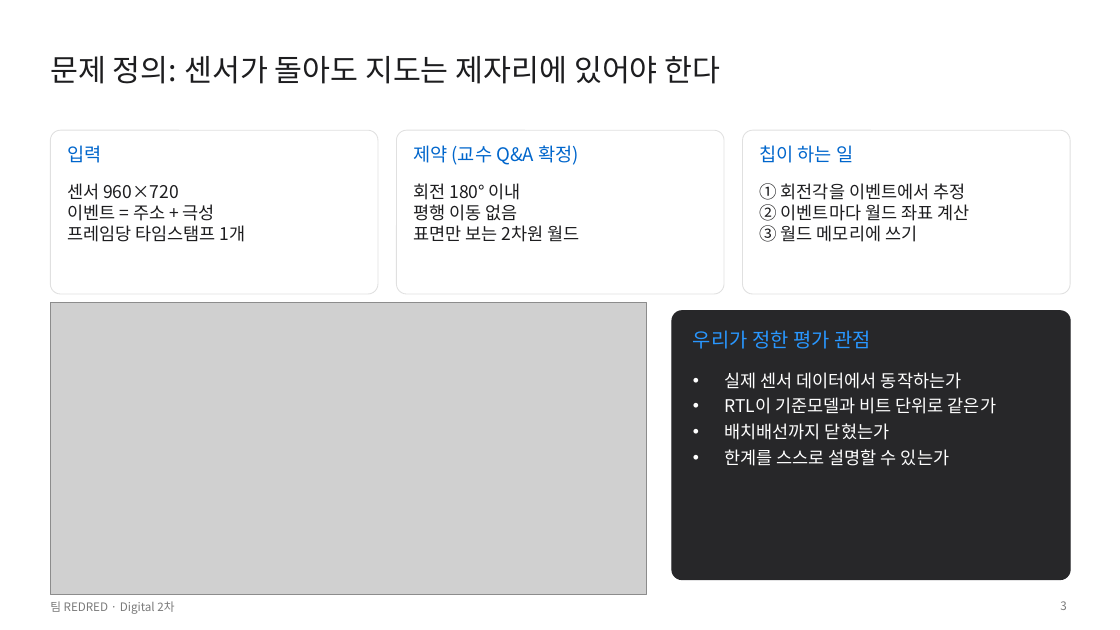
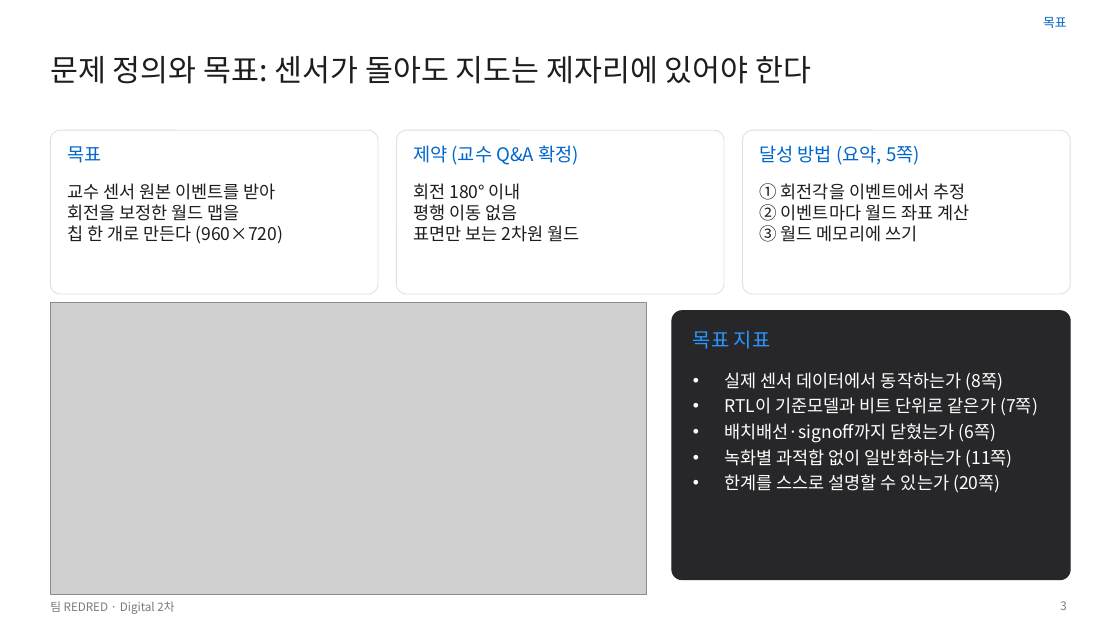
Before and after one commit to GangHeeJo/AI-SEMI, a slide deck: slide 3 of submission/REDRED_2차_발표자료_칩S.pptx. Drawn at 1120x630 pixels with LibreOffice and Linux fonts; fonts in the diff are those of the drawing; grey boxes stand for pictures. Boxes give left, top, right and bottom in pixels: in the first picture for what was removed or moved away, otherwise in the second. Text is boxed around its words. In the diff, an @@ line names an element or a change of style, - is before the commit and + after.

```diff
--- a/submission/REDRED_2차_발표자료_칩S.pptx
+++ b/submission/REDRED_2차_발표자료_칩S.pptx
@@ text added at [1043, 17, 1067, 28], 11 pt, text #0066CC @@
+목표
@@ text at [50, 56, 811, 84]: text changed @@
-문제 정의: 센서가 돌아도 지도는 제자리에 있어야 한다
+문제 정의와 목표: 센서가 돌아도 지도는 제자리에 있어야 한다
@@ text at [67, 146, 101, 163]: text changed @@
-입력
+목표
@@ text at [759, 145, 920, 165]: text changed @@
-칩이 하는 일
+달성 방법 (요약, 5쪽)
@@ text at [67, 183, 284, 244]: text changed @@
-센서 960×720
-이벤트 = 주소 + 극성
-프레임당 타임스탬프 1개
+교수 센서 원본 이벤트를 받아
+회전을 보정한 월드 맵을
+칩 한 개로 만든다 (960×720)
@@ text at [693, 330, 771, 349]: text changed @@
-우리가 정한 평가 관점
+목표 지표
@@ text at [724, 372, 1038, 493]: text changed @@
-• 실제 센서 데이터에서 동작하는가
-• RTL이 기준모델과 비트 단위로 같은가
-• 배치배선까지 닫혔는가
-• 한계를 스스로 설명할 수 있는가
+• 실제 센서 데이터에서 동작하는가 (8쪽)
+• RTL이 기준모델과 비트 단위로 같은가 (7쪽)
+• 배치배선·signoff까지 닫혔는가 (6쪽)
+• 녹화별 과적합 없이 일반화하는가 (11쪽)
+• 한계를 스스로 설명할 수 있는가 (20쪽)
```
Also in this commit, not shown: 17 other slides changed, 2 other files.
